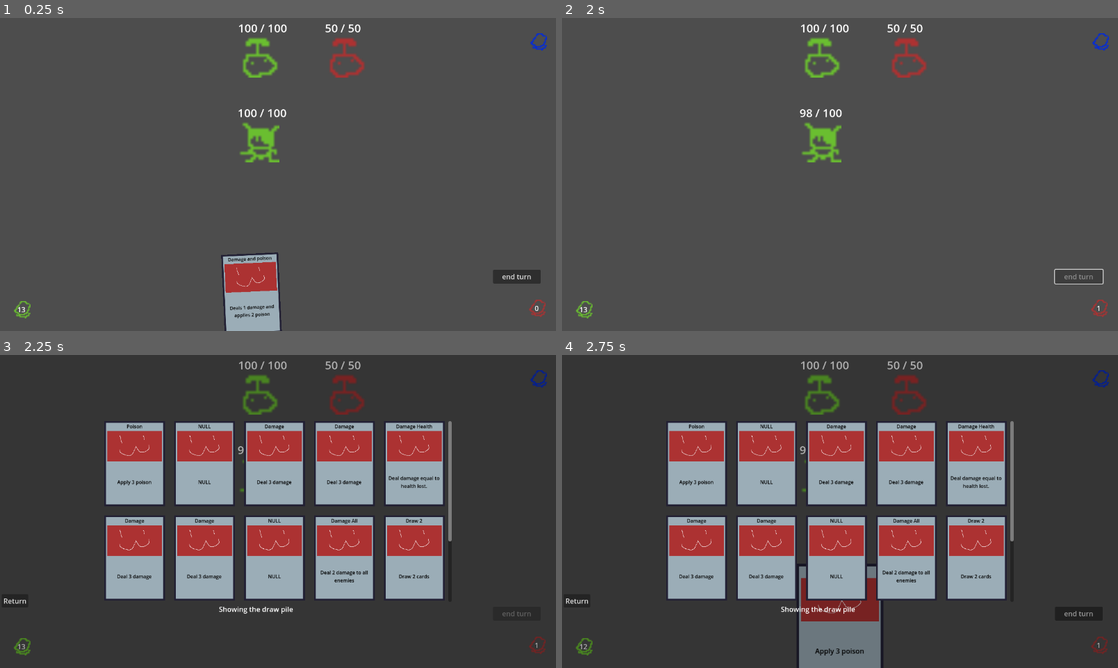
Above: before the commit, frames 1-4 (two rows, left to right).
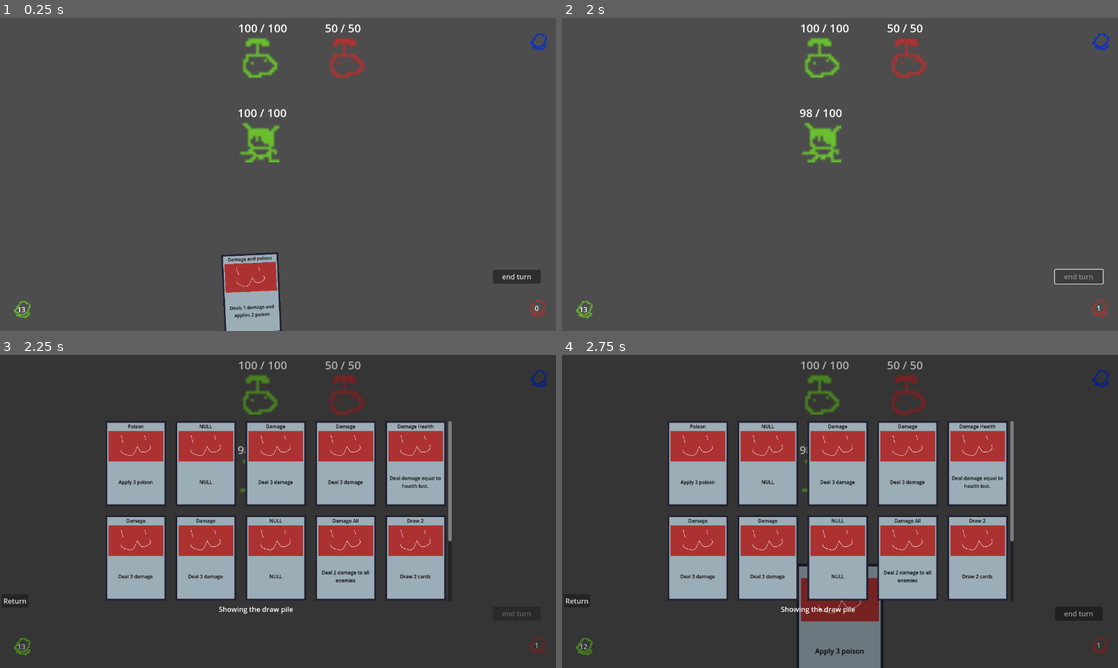
Above: after the commit, the same moments.

Repository: Saplings-Projects/1M_sub
Game: Godot game, scene res://#Scenes/TestingScene.tscn
Same seed, same stepped clock (60 frames per second), same inputs: the game is played once before the commit and once after it.
Inputs (mouse positions are in pixels of both pictures, inside the frame that each line leads up to):
- Up to frame 1 (0.25 s): no input
- Up to frame 2 (2 s): click (840, 287) at 0.5 s; click "end turn" at 1.25 s
- Up to frame 3 (2.25 s): click "13" at 2 s
- Up to frame 4 (2.75 s): no input

Frames 1-2 are identical in both runs. In frame 3, 3.4% of the frame differs, in the area x 19-80%, y 21-78%; in frame 4, 3.5%, in the area x 19-80%, y 21-79%.

Commit message:
Changed the settings of GridContainer so cards first show in the center

Diff:
--- a/#Scenes/CardScrollUI.tscn
+++ b/#Scenes/CardScrollUI.tscn
@@ -47,11 +47,10 @@
 follow_focus = true
 
 [node name="GridContainer" type="GridContainer" parent="ScrollContainer"]
-custom_minimum_size = Vector2(186.475, 200)
 layout_direction = 1
 layout_mode = 2
-size_flags_horizontal = 3
-size_flags_vertical = 3
+size_flags_horizontal = 6
+size_flags_vertical = 6
 theme_override_constants/h_separation = 20
 theme_override_constants/v_separation = 20
 columns = 5
